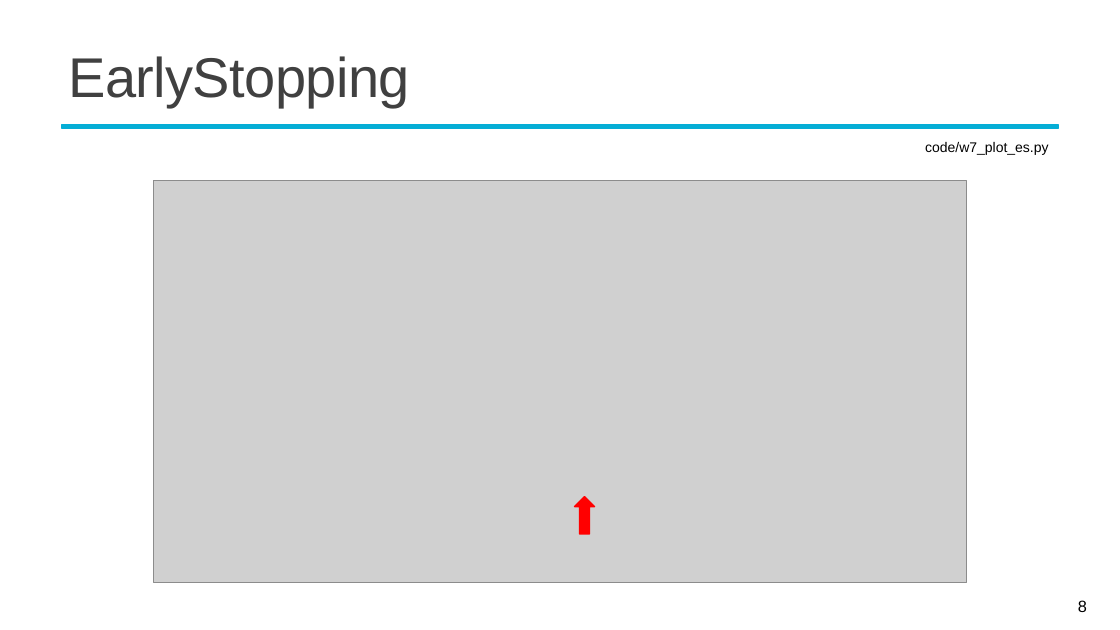
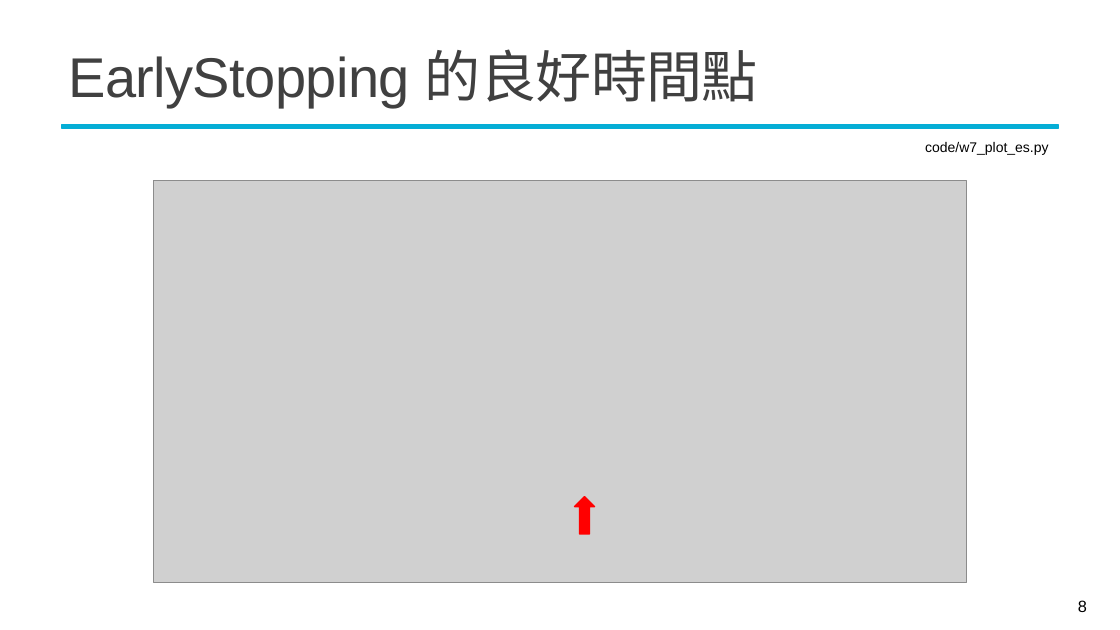
Before and after one commit to mcps5601/CGUDL_2026_fall, a slide deck: slide 8 of slides/training_tips_1021.pptx. Drawn at 1120x630 pixels with LibreOffice and Linux fonts; fonts in the diff are those of the drawing; grey boxes stand for pictures; background and template pictures are left out. Boxes give left, top, right and bottom in pixels: in the first picture for what was removed or moved away, otherwise in the second. Text is boxed around its words. In the diff, an @@ line names an element or a change of style, - is before the commit and + after.

```diff
--- a/slides/training_tips_1021.pptx
+++ b/slides/training_tips_1021.pptx
@@ title at box(68, 49, 758, 107): text changed @@
-EarlyStopping
+EarlyStopping 的良好時間點
```
Also in this commit, not shown: 17 other slides changed, 1 slide added, 1 other file.
